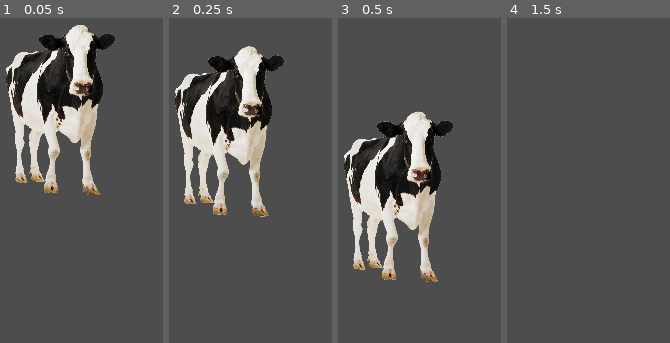
Above: before the commit, frames 1-4 (left to right).
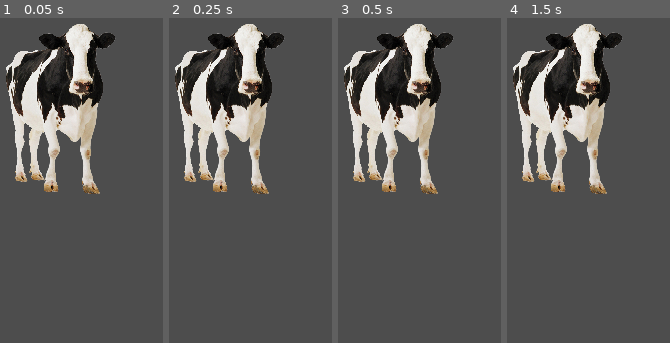
Above: after the commit, the same moments.

Repository: ian-kr/Melon
Game: Godot game, scene res://scenes/boss/boss.tscn
Same seed, same stepped clock (60 frames per second), same inputs: the game is played once before the commit and once after it. This scene is started directly instead of the project's main scene.
Inputs:
- Up to frame 1 (0.05 s): no input
- Up to frame 2 (0.25 s): no input
- Up to frame 3 (0.5 s): no input
- Up to frame 4 (1.5 s): tap Enter (ui_accept) at 0.5, 0.6, 0.77, 1.07, 1.25, 1.35 s; hold Right (ui_right) from 0.53 s (still down)

The runs differ from the first frame. In frame 1, 3.4% of the frame differs, in the area x 3-72%, y 1-55%; in frame 2, 19%; in frame 3, 33%, in the area x 3-71%, y 1-82%; in frame 4, 20%.

Commit message:
Made the speed faster
The player still moonwalks

Diff:
--- a/Boss.gd
+++ b/Boss.gd
@@ -1,28 +1,7 @@
 extends CharacterBody2D
 
-
-const SPEED = 300.0
-const JUMP_VELOCITY = -400.0
-
-# Get the gravity from the project settings to be synced with RigidBody nodes.
-var gravity = ProjectSettings.get_setting("physics/2d/default_gravity")
-
+const SPEED : int = 300.0
 
 func _physics_process(delta):
-	# Add the gravity.
-	if not is_on_floor():
-		velocity.y += gravity * delta
-
-	# Handle jump.
-	if Input.is_action_just_pressed("ui_accept") and is_on_floor():
-		velocity.y = JUMP_VELOCITY
-
-	# Get the input direction and handle the movement/deceleration.
-	# As good practice, you should replace UI actions with custom gameplay actions.
-	var direction = Input.get_axis("ui_left", "ui_right")
-	if direction:
-		velocity.x = direction * SPEED
-	else:
-		velocity.x = move_toward(velocity.x, 0, SPEED)
 
 	move_and_slide()
--- a/scenes/Player_Content/character_body_2d.gd
+++ b/scenes/Player_Content/character_body_2d.gd
@@ -1,6 +1,6 @@
 extends CharacterBody2D
 
-@export var SPEED: float = 60.0
+@export var SPEED: float = 100.0
 
 var input_direction : Vector2 = Vector2.ZERO
 var facing = "up"
